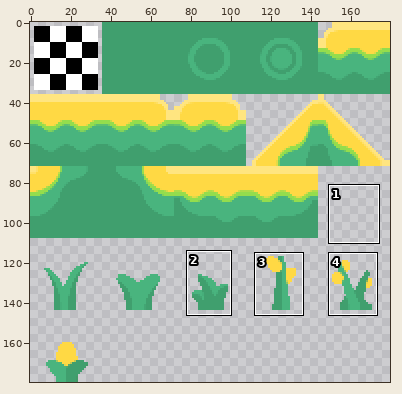
Two states of a sprite sheet, WFC-GML/tilesets/ts_kenney/output_tileset.png. Above: a wide view before the commit, with the close-up outlined.
Close-up. Before the commit:
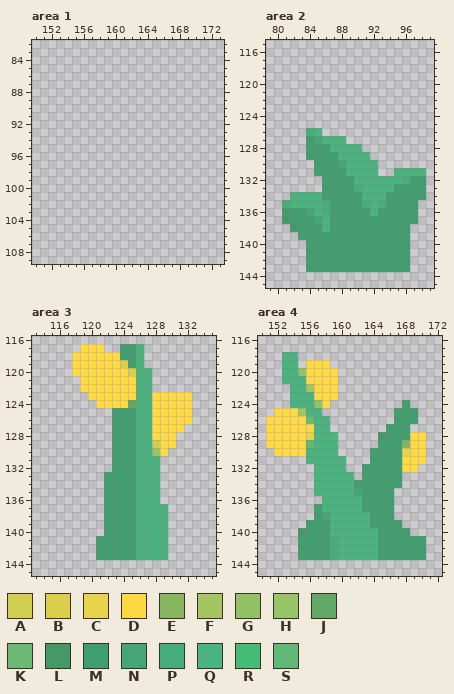
The file is 180x180 pixels. Colours within 5 levels of each other are drawn and written as one. Shown: area 1: x 150..173, y 82..109; area 2: x 79..99, y 115..145; area 3: x 113..135, y 116..145; area 4: x 150..172, y 116..145. The commit also changed other parts of the picture, which this record leaves out.
Palette (. is transparent): A #d1cf52  B #dbce4b  C #e8d44b  D #ffd944  E #87b45e  F #a4c661  G #91c266  H #97c465  J #63a966  K #6bba73  L #449966  M #409f6e  N #43a674  P #46ae7a  Q #49b47e  R #44bb77  S #5fb876
Pixels before, area 2, first column x 81:
126 ...PQ.............
127 ...MNQQQ..........
128 ...MMMQQQQ........
129 ...MMMMQQQQ.......
130 ....MMMNQQQQ......
131 ....MMMMQQQQ..QQQQ
132 .....MMMMQQQQQQPMM
133 .....MMMMPQQQQMMMM
134 .QQQQMMMMMQQQMMMMM
135 PQQQQPMMMMPQPMMMM.
136 MMMNQPMMMMMQMMMMM.
137 LMMMNQMMMMMMMMMMM.
138 .LMMMQMMMMMMMMMM..
139 ..MMMMMMMMMMMMMM..
140 ...MMMMMMMMMMMMM..
141 ...MMMMMMMMMMMMM..
142 ...MMMMMMMMMMMMM..
143 ...MMMMMMMMMMMMM..
Pixels before, area 3, first column x 118:
117 .DDD..MMQ......
118 DDDDDDMMQ......
119 DDDDDDBMQ......
120 DDDDDDDBQQ.....
121 .DDDDDDDQQ.....
122 .DDDDDDDQQ.....
123 ..DDDDDDQQDDDDD
124 ...DDDDJQQDDDDD
125 .....MMMQQDDDDD
126 .....MMMQQDDDDD
127 .....MMMQQDDDD.
128 .....MMMQQDDD..
129 .....MMMQQADD..
130 .....MMMQQHD...
131 .....MMMQQQ....
132 .....MMMQQQ....
133 ....MMMMQQQ....
134 ....MMMMQQQ....
135 ....MMMMQQQ....
136 ....MMMMQQQ....
137 ....MMMMQQQQ...
138 ....MMMMQQQQ...
139 ....MMMMQQQQ...
140 ....MMMMQQQQ...
141 ...MMMMMQQQQ...
142 ...MMMMMQQQQ...
143 ...MMMMMQQQQ...
Pixels before, area 4, first column x 151:
118 ..QQ................
119 ..QQ.DDD............
120 ..QQGDDDD...........
121 ..QQQDDDD...........
122 ...QQFDDD...........
123 ...QQQDDD...........
124 ...QQQGD.........M..
125 .DDDFQQ.........MMM.
126 DDDDDKQQ........MMM.
127 DDDDDDQQ.......MMM..
128 DDDDDCQQR.....LMMMDD
129 DDDDDSQQQ.....MMMEDD
130 .DDDDQQQQ....MMMMCDD
131 .....QQQQQ...MMMMDDD
132 ......QQQQ..MMMMMDD.
133 ......QQQQQ.MMMMM...
134 ......QQQQQMMMMMM...
135 ......QQQQQNMMMM....
136 .......QQQQQMMMM....
137 ......MQQQQQMMMM....
138 ......MNQQQQQMMM....
139 .....MMMQQQQQMMMM...
140 ....LMMMQQQQQQMMMM..
141 ....MMMMPQQQQQMMMMMM
142 ....MMMMPQQQQQMMMMMM
143 ....MMMMPQQQQQMMMMMM
The same view after the edit:
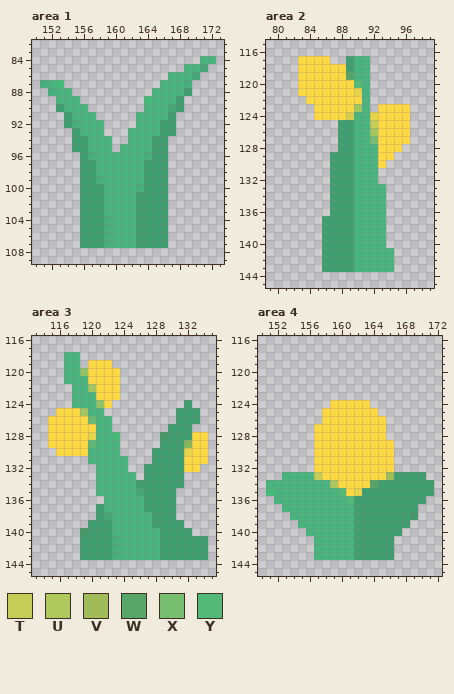
Colours new in this view: T #c6cd56  U #afc85d  V #9fbc59  W #57a668  X #76bd6f  Y #52b977
Edits made:
Changed rows in their new state; - is an unchanged pixel.
Area 1:
first column x 151:
 84 --------------------QQ
 85 ------------------QQN-
 86 ----------------QQQN--
 87 PQR------------QQQP---
 88 -PQQ----------QQQQM---
 89 --QQQ--------RQQQM----
 90 --MQQQ-------QQQNM----
 91 ---MQQQ-----QQQQM-----
 92 ---MPQQQ----QQQMM-----
 93 ----MQQQ---QQQQMM-----
 94 ----MMQQQ--QQQMM------
 95 ----MMQQQ-QQQQMM------
 96 -----MPQQQQQQPMM------
 97 -----MMQQQQQQMMM------
 98 -----MMQQQQQQMMM------
 99 -----MMPQQQQQMMM------
100 -----MMMQQQQPMMM------
101 -----MMMQQQQMMMM------
102 -----MMMQQQQMMMM------
103 -----MMMQQQQMMMM------
104 -----MMMPQQQMMMM------
105 -----MMMPQQQMMMM------
106 -----MMMPQQQMMMM------
107 -----MMMPQQQMMMM------
Area 2:
first column x 81:
117 --DDDD--MQQ-------
118 --DDDDDDMQQ-------
119 --DDDDDDWQQ-------
120 --DDDDDDDYQ-------
121 --DDDDDDDCQ-------
122 ---DDDDDDDQ-------
123 ----DDDDDFQ-DDDD--
124 ----DDDDBQQCDDDD--
125 -------MMQQTDDDD--
126 ---..--MMQQFDDDD--
127 ---....MMQQXDDDD--
128 ---....MM-QQDDD---
129 ---...-MM--QDD----
130 ----..-MM---D-----
131 ----..--M-----....
132 -----.------......
133 -----.---Q---.....
134 -.....---Q---.....
135 ......---QQ-Q....-
136 ......---QQ-Q....-
137 .....M---QQQQ....-
138 -....M---QQQQ...--
139 --...----QQQQ...--
140 ---..----QQQQ...--
141 ---..----QQQQQ..--
142 ---..----QQQQQ..--
143 ---..----QQQQQ..--
Area 3:
first column x 115:
117 ----...--...--------
118 --QQ........--------
119 --QQ.---....--------
120 --QQG----....-------
121 --QQQ----....-------
122 ---QQF---....-------
123 ---QQQ---.........--
124 ---QQQG-.........M--
125 -DDDFQQ-........MMM-
126 DDDDDKQQ........MMM-
127 DDDDDDQQ.......MMM--
128 DDDDDCQQR.....LMMMDD
129 DDDDDSQQQ.....MMMEDD
130 -DDDDQQQQ....MMMMCDD
131 -----QQQQQ...MMMMDDD
132 ------QQQQ..MMMMMDD-
133 ------QQQQQ.MMMMM---
134 ------QQQQQMMMMMM---
135 ------QQQQQNMMMM----
136 -------QQQQ-MMMM----
137 ------MQQQQ-MMMM----
138 ------MNQQQ--MMM----
139 -----MM-QQQ--MMMM---
140 ----LMM-QQQ---MMMM--
141 ----MM--PQQ---MMMMMM
142 ----MM--PQQ---MMMMMM
143 ----MM--PQQ---MMMMMM
Area 4:
first column x 151:
118 --..-----------------
119 --..-...-------------
120 --.......------------
121 --.......------------
122 ---......------------
123 ---......------------
124 ---.....DDDDD----.---
125 -......DDDDDDD--...--
126 .......DDDDDDDD-...--
127 ......DDDDDDDDD...---
128 ......DDDDDDDDD.....-
129 ......DDDDDDDDDD....-
130 -.....DDDDDDDDDD....-
131 -----.DDDDDDDDDD....-
132 ------DDDDDDDDDD...--
133 --QQQQTDDDDDDDDV-MMM-
134 QQQQQQ--UDDDDW---MMMM
135 RQQQQQ---YDC----MMMMM
136 -QQQQQQ---YM----MMMM-
137 --QQQQQ----M----MMM--
138 ---QQQQQ---MM---MML--
139 ----QQQQ---MM----M---
140 ----.QQQ---MMM---.---
141 ----..QQQ--MMM--....-
142 ----..QQQ--MMM--....-
143 ----..QQQ--MMM--....-
Changed places in both close-ups, as pixel boxes (x1, y1, x2, y2):
added: (40, 56, 216, 248)
changed: (282, 56, 426, 272)
changed: (48, 344, 208, 560)
changed: (266, 352, 434, 560)
